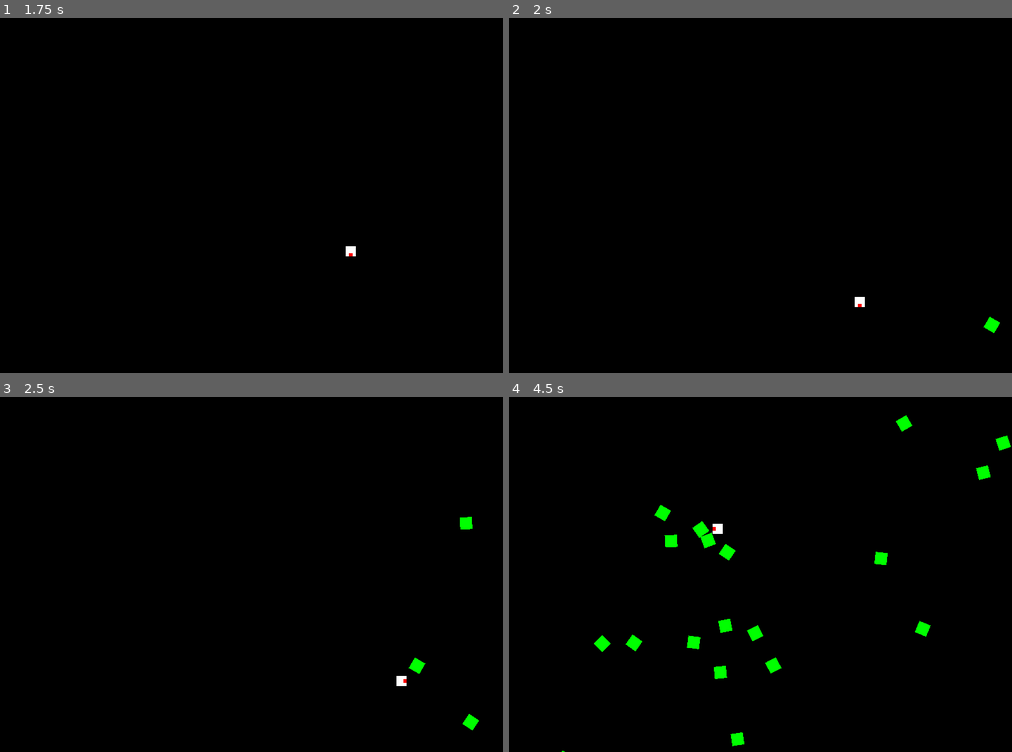
Above: before the commit, frames 1-4 (two rows, left to right).
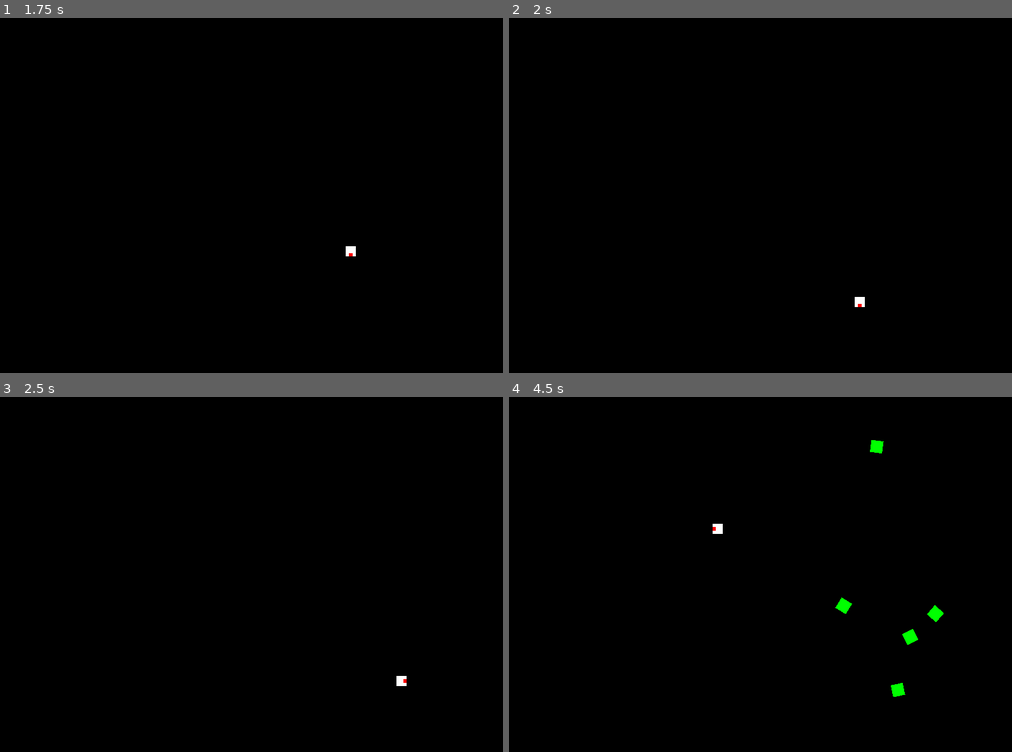
Above: after the commit, the same moments.

Repository: creikey/shmurn
Game: Godot game, scene res://Main.tscn
Same seed, same stepped clock (60 frames per second), same inputs: the game is played once before the commit and once after it. Sound files missing from this copy of the repository are replaced by a short silence.
Inputs (mouse positions are in pixels of both pictures, inside the frame that each line leads up to):
- Up to frame 1 (1.75 s): tap Enter at 0.5 s; move the mouse to (362, 177) at 0.52 s; press the mouse at (362, 177) at 0.53 s; hold D (g_right) 0.53-1.28 s; move the mouse to (145, 213) at 1.27 s; release the mouse at (145, 213) at 1.28 s; hold S (g_down) from 1.28 s (still down); click (145, 213) at 1.35 s
- Up to frame 2 (2 s): keep holding S (g_down)
- Up to frame 3 (2.5 s): move the mouse to (301, 496) at 2.02 s; release S (g_down) at 2.03 s; press the mouse at (301, 496) at 2.03 s; hold D (g_right) from 2.03 s (still down)
- Up to frame 4 (4.5 s): move the mouse to (735, 645) at 2.77 s; release D (g_right) at 2.78 s; release the mouse at (735, 645) at 2.78 s; hold W (g_up) 2.78-3.53 s; click (735, 645) at 2.85 s; move the mouse to (911, 627) at 3.52 s; press the mouse at (911, 627) at 3.53 s; hold A (g_left) from 3.53 s (still down); move the mouse to (604, 521) at 4.27 s; release the mouse at (604, 521) at 4.28 s; click (604, 521) at 4.35 s

Frame 1 is identical in both runs. In frame 2, less than 0.1% of the frame differs, in the area x 94-98%, y 84-89%; in frame 3, 0.2%; in frame 4, 1.9%, in the area x 10-100%, y 5-100%.

Commit message:
Make zombies go to the center of the screen

Diff:
--- a/src/ZombieSpawner.gd
+++ b/src/ZombieSpawner.gd
@@ -10,7 +10,7 @@
 	if counter >= 0.05:
 		var cur_zombie: Node2D = preload("res://Zombie.tscn").instance()
 		add_child(cur_zombie)
-		var max_size: float = max(get_viewport().size.x, get_viewport().size.y)
+		var max_size: float = 1000
 		cur_zombie.global_position = Vector2(max_size*2.0, 0).rotated(rand_range(0, 2*PI))
-		cur_zombie.rotation = cur_zombie.global_position.angle_to_point(get_viewport().size/2)+PI
+		cur_zombie.rotation = cur_zombie.global_position.angle_to_point(get_global_mouse_position())+PI
 		counter = 0.0
